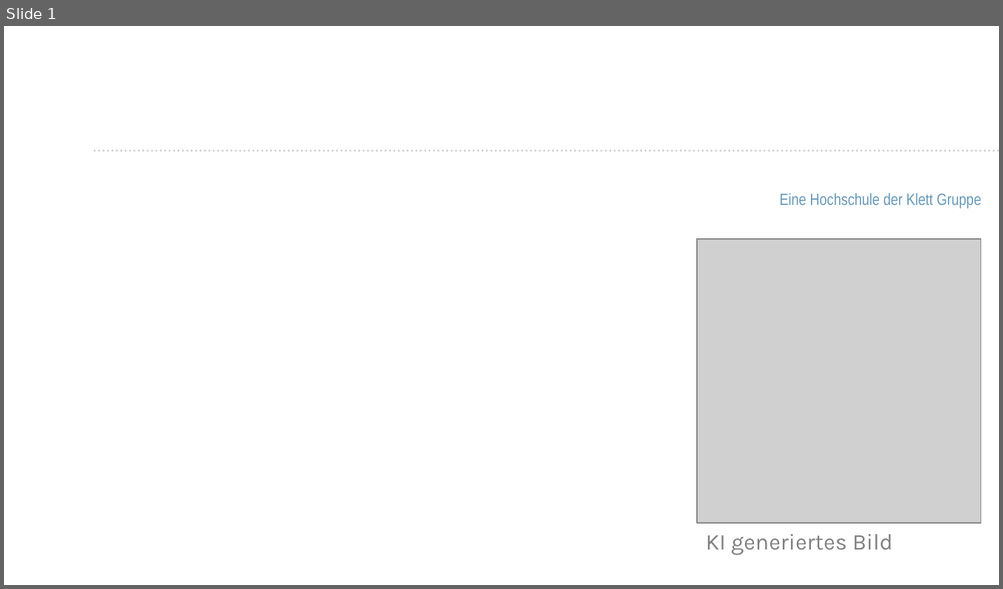
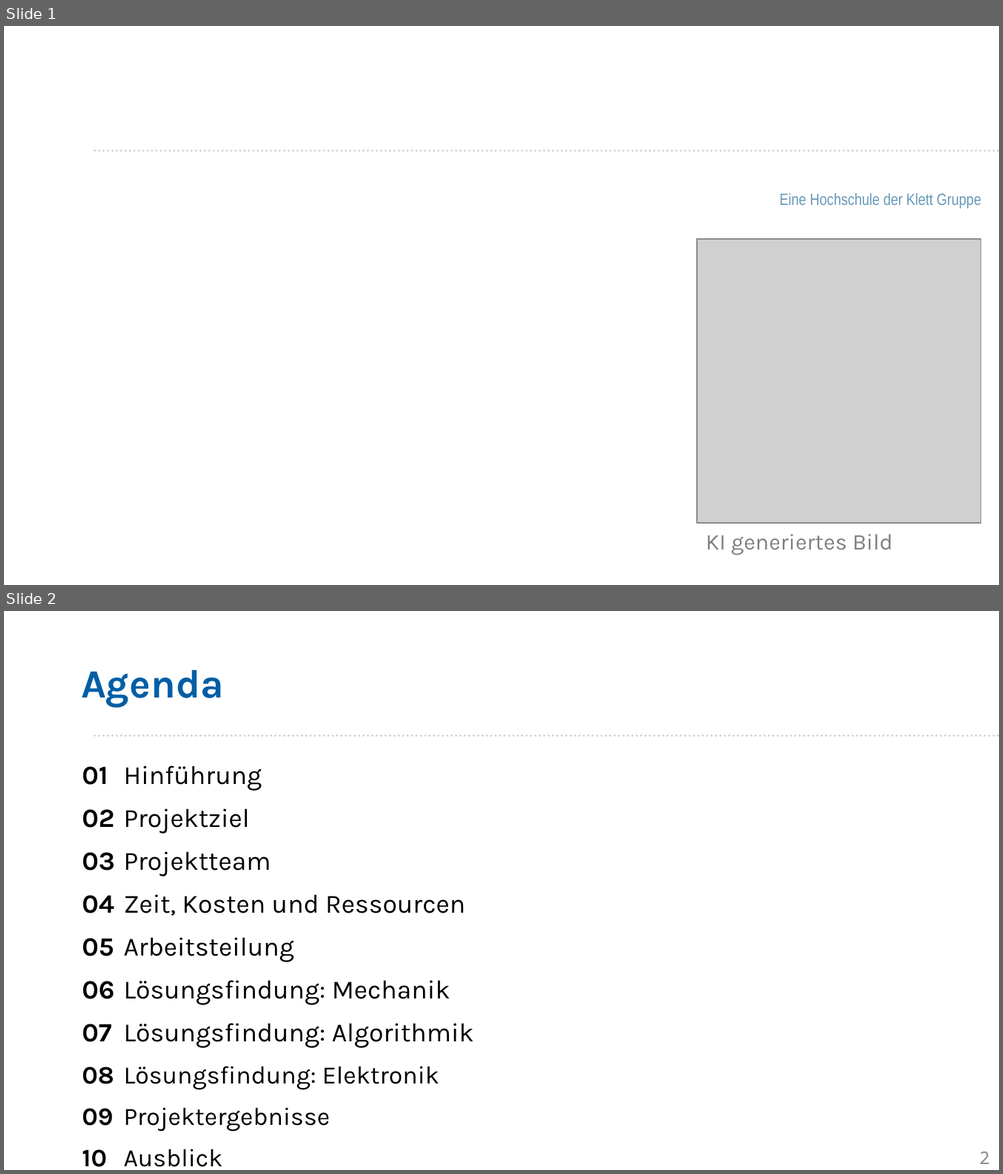
Before and after one commit to Project-CoasterBot/coasterbot, a slide deck: M6_Projekträsentation/db_Projektpräsentation_Coasterbot.odp. Shown one above the other, each under a label of ours: slide 1 before the commit, slides 1 and 2 after it. The pictures are 1003x589 and 1003x1174 pixels, drawn with LibreOffice and Linux fonts; fonts in the diff are those of the drawing; grey boxes stand for pictures; background and template pictures are left out. Boxes give left, top, right and bottom in pixels: in the first picture for what was removed or moved away, otherwise in the second. Text is boxed around its words. In the diff, an @@ line names an element or a change of style, - is before the commit and + after.

```diff
--- a/M6_Projekträsentation/db_Projektpräsentation_Coasterbot.odp
+++ b/M6_Projekträsentation/db_Projektpräsentation_Coasterbot.odp
@@ slide 2 added at [4,611,999,1170], background #FFFFFF; not listed: 1 template element that a slide beside it also shows @@
@@ text added at [81,669,224,708], 32 pt, text #005EA6, bold @@
+Agenda
@@ table added at [79,756,929,1170], 10 rows, 2 columns @@
+01 | Hinführung
+02 | Projektziel
+03 | Projektteam
+04 | Zeit, Kosten und Ressourcen
+05 | Arbeitsteilung
+06 | Lösungsfindung: Mechanik
+07 | Lösungsfindung: Algorithmik
+08 | Lösungsfindung: Elektronik
+09 | Projektergebnisse
+10 | Ausblick
@@ page number added at [979,1152,989,1165], 14 pt, text #8C8C8C @@
+2
```
Also in this commit, not shown: 2 slides changed, 24 other slides added, 1 slide removed, 2 other files.
